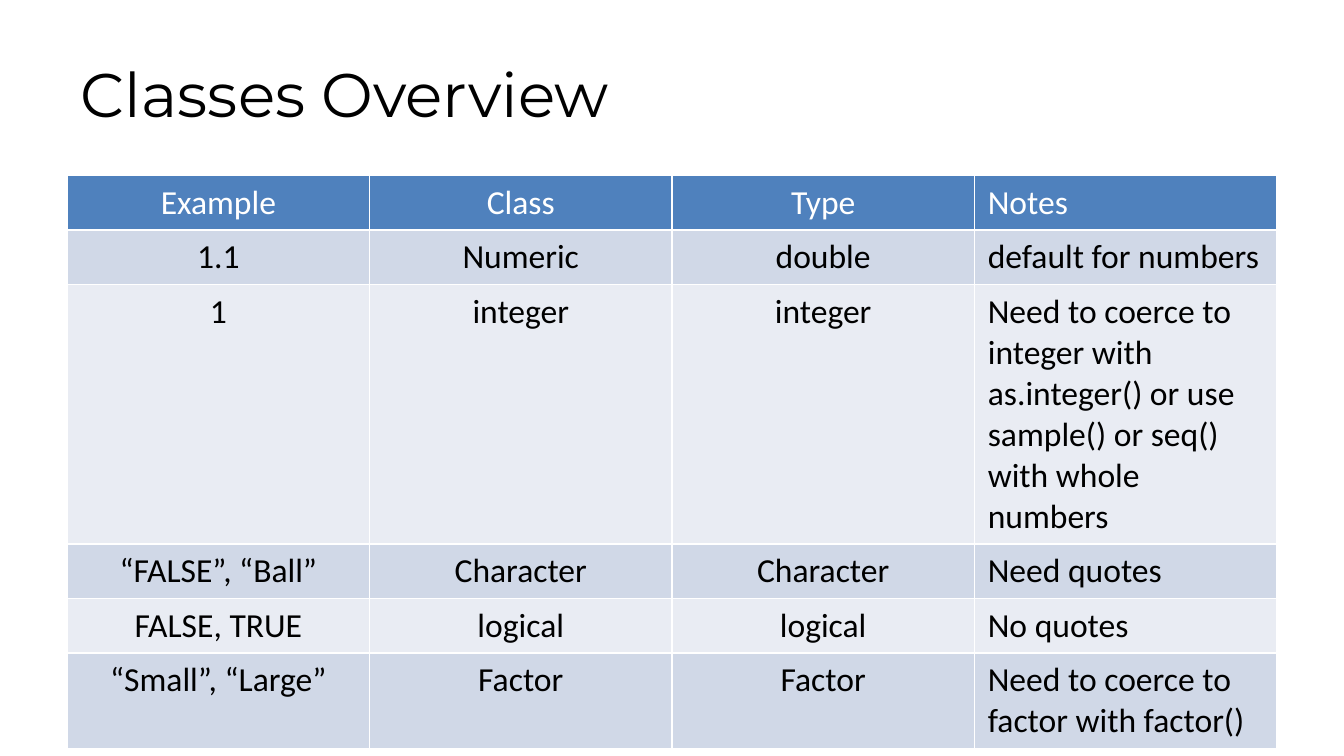
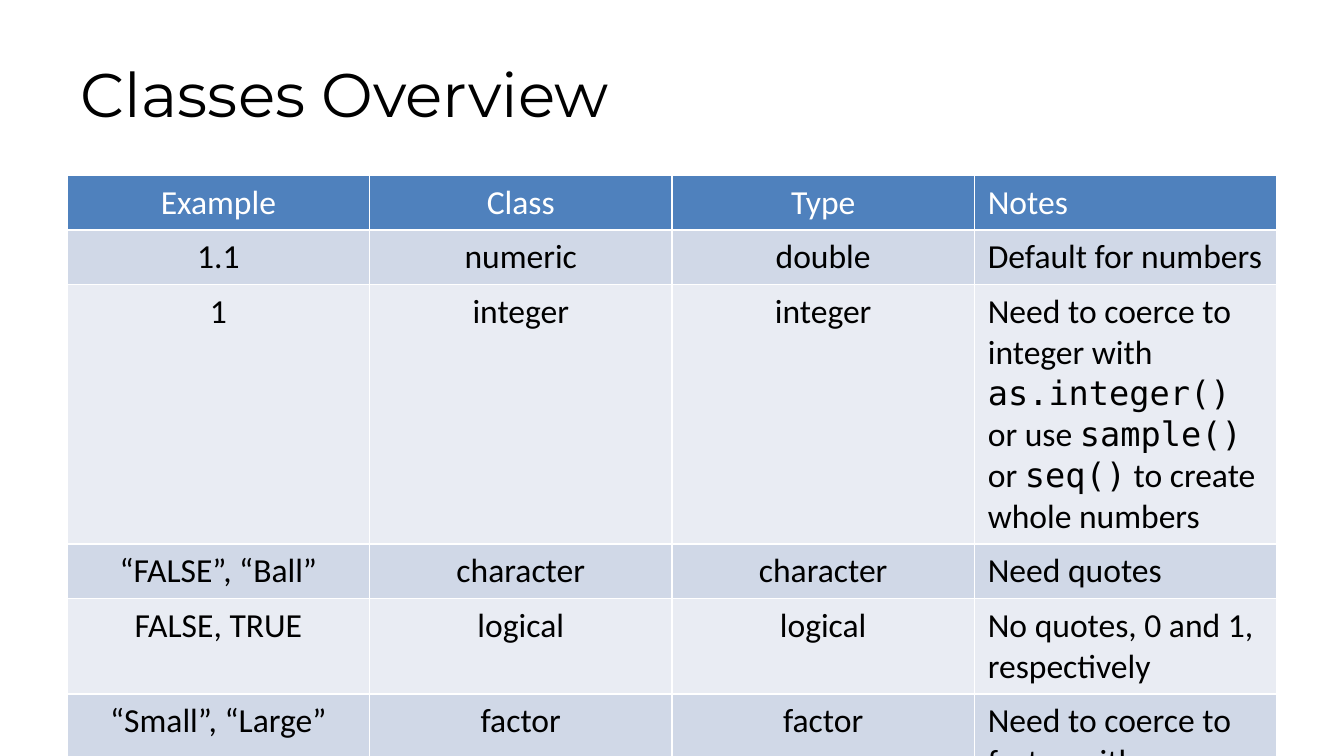
Before and after one commit to fhdsl/DaSEH, a slide deck: slide 15 of modules/Data_Classes/Data_Classes.pptx. Drawn at 1344x756 pixels with LibreOffice and Linux fonts; fonts in the diff are those of the drawing. Boxes give left, top, right and bottom in pixels: in the first picture for what was removed or moved away, otherwise in the second. Text is boxed around its words. In the diff, an @@ line names an element or a change of style, - is before the commit and + after.

```diff
--- a/modules/Data_Classes/Data_Classes.pptx
+++ b/modules/Data_Classes/Data_Classes.pptx
@@ table at [67,176,1277,742] @@
-row 2, column 2: Numeric
+row 2, column 2: numeric
-row 2, column 4: default for numbers
+row 2, column 4: Default for numbers
-row 3, column 4: Need to coerce to integer with as.integer() or use sample() or seq() with whole numbers
+row 3, column 4: Need to coerce to integer with as.integer() or use sample() or seq() to create whole numbers
-row 4, column 2: Character
+row 4, column 2: character
-row 4, column 3: Character
+row 4, column 3: character
-row 5, column 4: No quotes
+row 5, column 4: No quotes, 0 and 1, respectively
-row 6, column 2: Factor
+row 6, column 2: factor
-row 6, column 3: Factor
+row 6, column 3: factor
@@ font Calibri to DejaVu Sans Mono in "factor()" @@
```
Also in this commit, not shown: 2 other slides changed, 3 other files.
